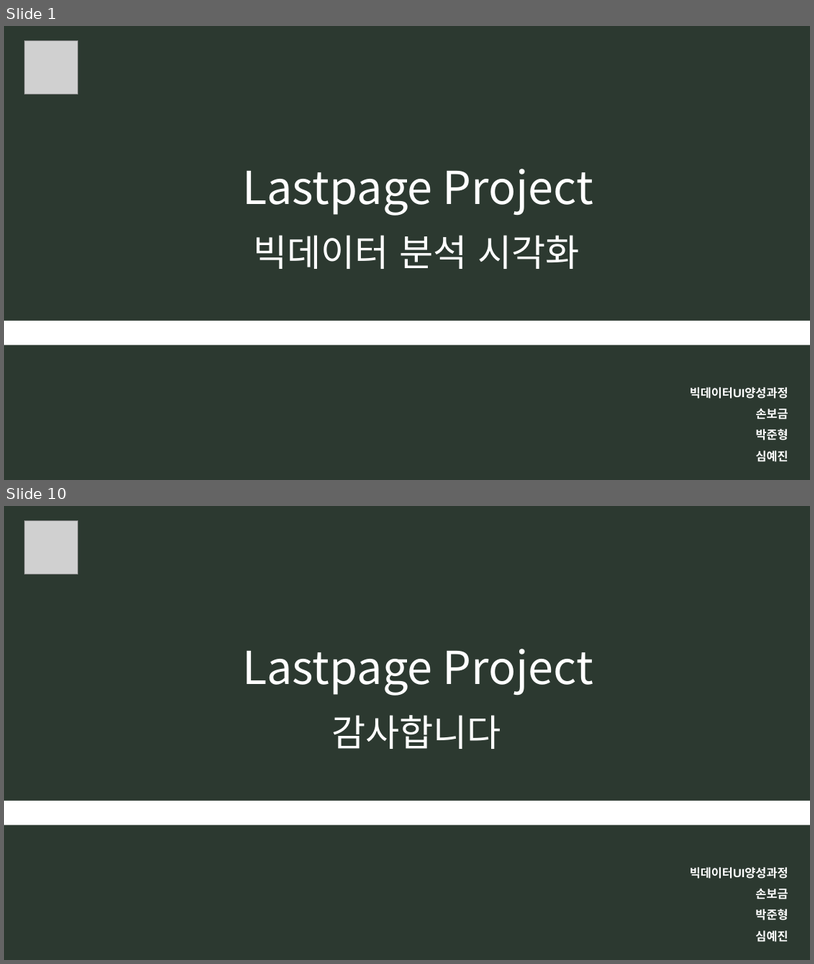
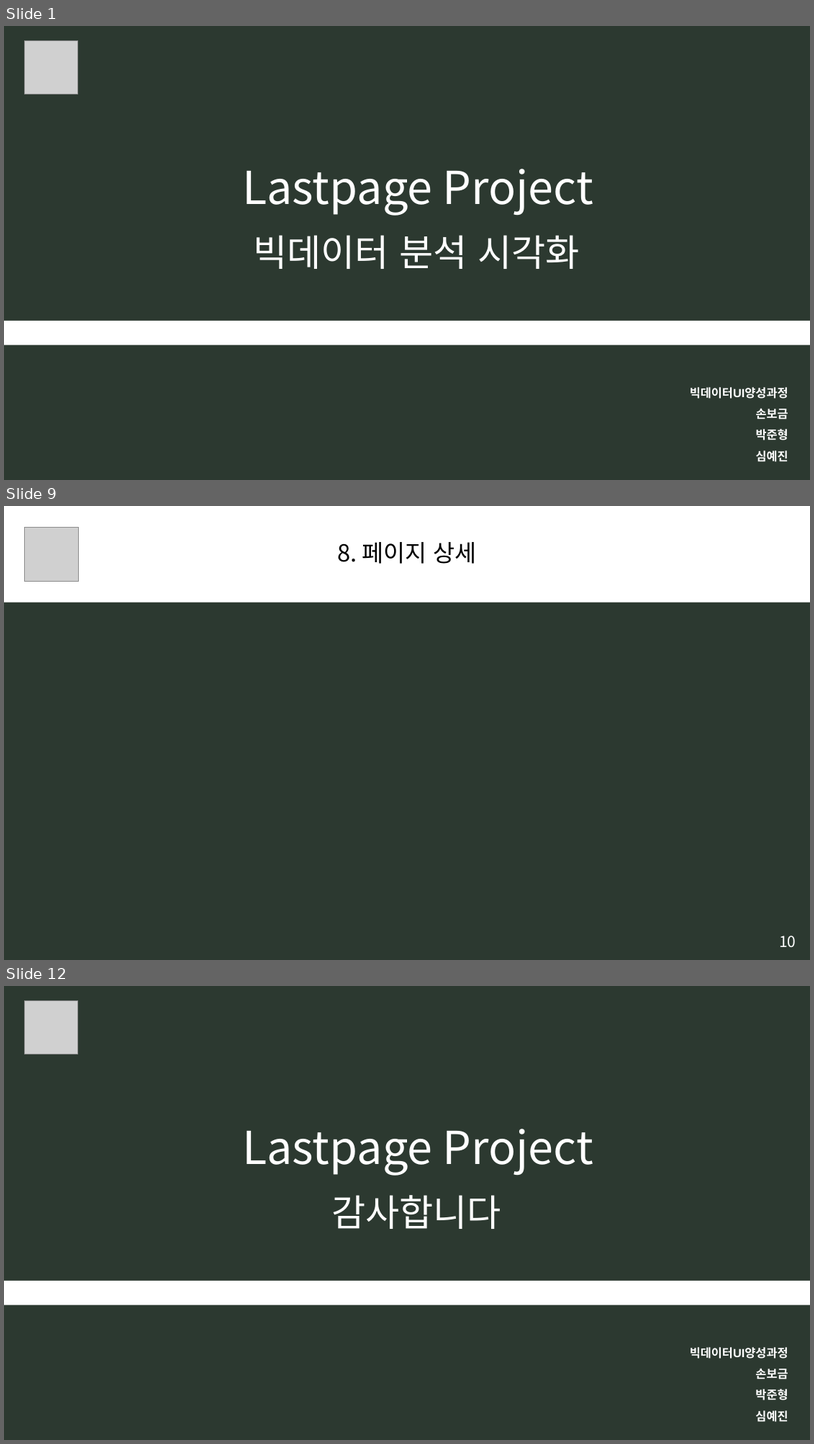
Before and after one commit to BIGDATA-UI-T3/Lastpage_Project, a slide deck: [모듈] 17.pptx. Shown one above the other, each under a label of ours: slides 1 and 10 before the commit, slides 1, 9 and 12 after it; the slides between them are not shown. The pictures are 814x964 and 814x1444 pixels, drawn with LibreOffice and Linux fonts; fonts in the diff are those of the drawing; grey boxes stand for pictures. Boxes give left, top, right and bottom in pixels: in the first picture for what was removed or moved away, otherwise in the second. Text is boxed around its words. In the diff, an @@ line names an element or a change of style, - is before the commit and + after.

```diff
--- a/[모듈] 17.pptx
+++ b/[모듈] 17.pptx
@@ slide 9 added at box(4, 506, 810, 960), background #2C3930 @@
@@ rectangle added at box(4, 506, 810, 602), fill #FFFFFF, 28 pt, text #000000 @@
+8. 페이지 상세
@@ picture added at box(25, 527, 78, 581) @@
@@ text added at box(779, 935, 796, 947), 18 pt, text #FFFFFF @@
+10
@@ what was slide 10 is now slide 12 @@
```
Also in this commit, not shown: 7 slides changed, 2 other slides added, 1 slide removed.
